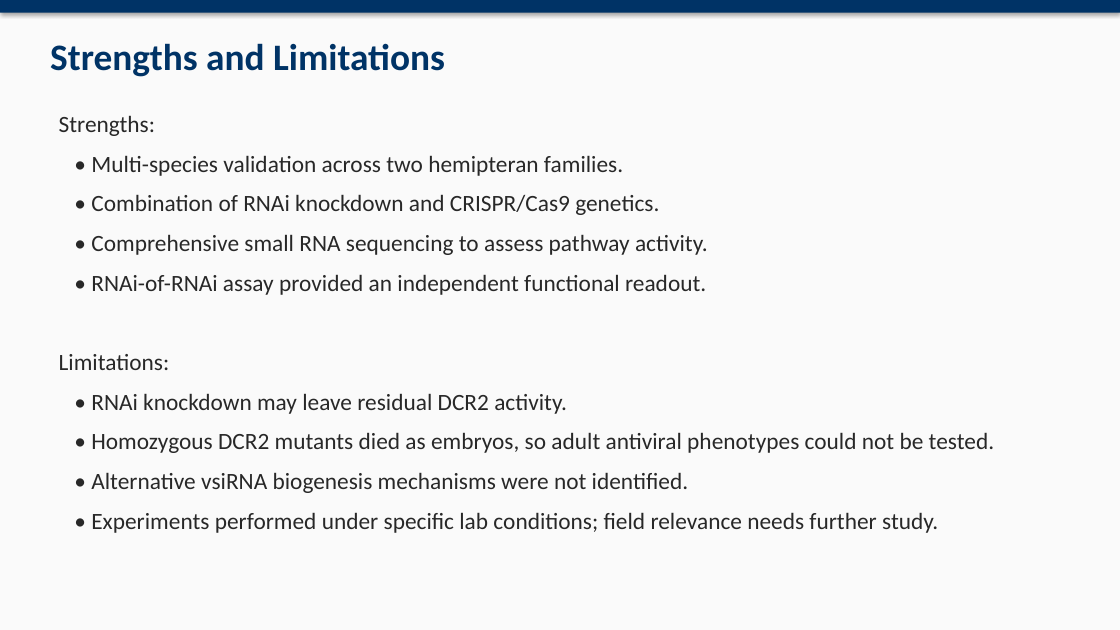
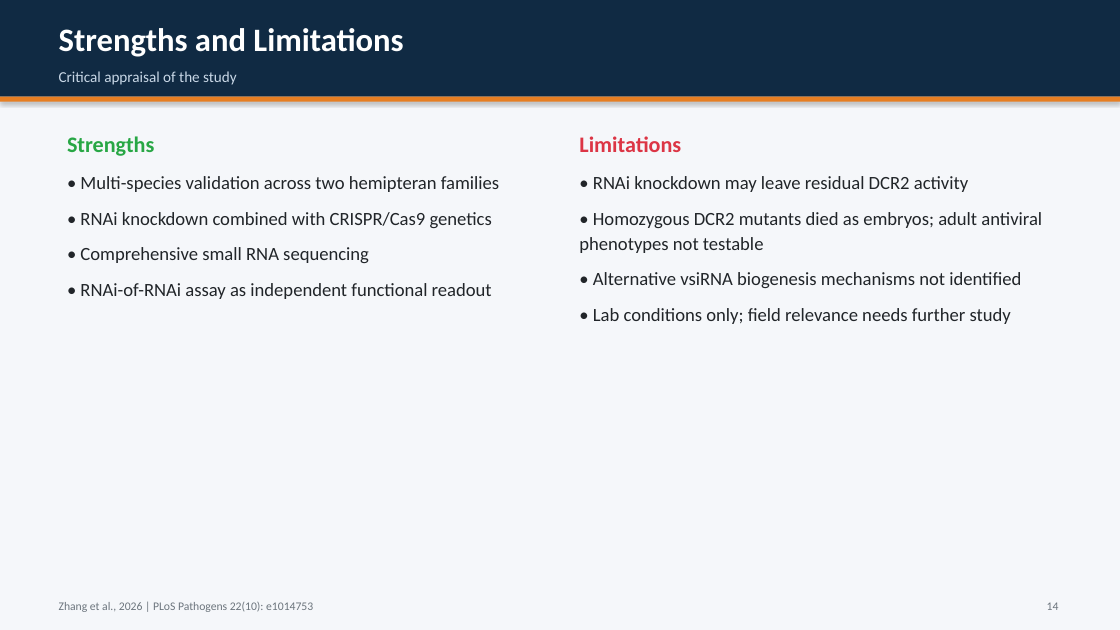
Before and after one commit to David-Mwania/Mwania-Project, a slide deck: slide 14 of Mwania Project/RNAi_Hemiptera_Presentation.pptx. Drawn at 1120x630 pixels with LibreOffice and Linux fonts; fonts in the diff are those of the drawing. Boxes give left, top, right and bottom in pixels: in the first picture for what was removed or moved away, otherwise in the second. Text is boxed around its words. In the diff, an @@ line names an element or a change of style, - is before the commit and + after.

Commit message:
Rebuild presentation with clean layout and properly cropped figures

```diff
--- a/Mwania Project/RNAi_Hemiptera_Presentation.pptx
+++ b/Mwania Project/RNAi_Hemiptera_Presentation.pptx
@@ rectangle at (0, 0, 1120, 630): fill #FAFAFA to #F5F7FA @@
@@ rectangle: place and size @@
-rectangle at (0, 0, 1120, 13)
+rectangle at (0, 0, 1120, 97)
@@ rectangle at (0, 0, 1120, 97): fill #003366 to #102A43; shadow off @@
@@ text "Strengths and Limitations": place and size @@
-text "Strengths and Limitations" at (50, 43, 445, 77)
+text "Strengths and Limitations" at (59, 28, 403, 57)
@@ text "Strengths and Limitations" at (59, 28, 403, 57): size 32 to 28 pt, text colour #003366 to #FFFFFF @@
@@ text added at (59, 71, 237, 85), 13 pt, text #C8D7E6 @@
+Critical appraisal of the study
@@ rectangle added at (0, 97, 1120, 102), fill #E67E22 @@
@@ text added at (67, 136, 499, 299), 16 pt, text #212529 @@
+Strengths
+• Multi-species validation across two hemipteran families
+• RNAi knockdown combined with CRISPR/Cas9 genetics
+• Comprehensive small RNA sequencing
+• RNAi-of-RNAi assay as independent functional readout
@@ text at (579, 136, 1042, 324): text changed; size 20 to 16 pt; text colour #282828 to #212529 @@
-Strengths:
-• Multi-species validation across two hemipteran families.
-• Combination of RNAi knockdown and CRISPR/Cas9 genetics.
-• Comprehensive small RNA sequencing to assess pathway activity.
-• RNAi-of-RNAi assay provided an independent functional readout.
-Limitations:
-• RNAi knockdown may leave residual DCR2 activity.
-• Homozygous DCR2 mutants died as embryos, so adult antiviral phenotypes could not be tested.
-• Alternative vsiRNA biogenesis mechanisms were not identified.
-• Experiments performed under specific lab conditions; field relevance needs further study.
+Limitations
+• RNAi knockdown may leave residual DCR2 activity
+• Homozygous DCR2 mutants died as embryos; adult antiviral phenotypes not testable
+• Alternative vsiRNA biogenesis mechanisms not identified
+• Lab conditions only; field relevance needs further study
@@ text added at (59, 602, 313, 612), 10 pt, text #6C757D @@
+Zhang et al., 2026 | PLoS Pathogens 22(10): e1014753
@@ text added at (1047, 602, 1059, 610), 10 pt, text #6C757D @@
+14
```
Also in this commit, not shown: 15 other slides changed, 1 other file.
